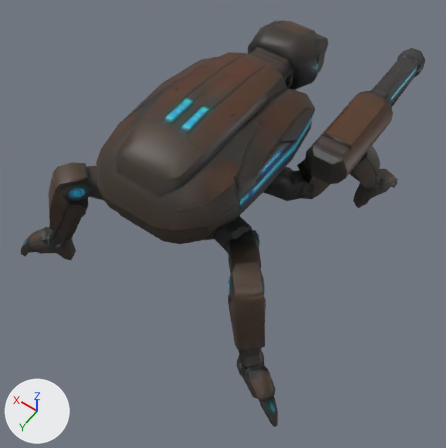
The glTF model public/models/dronecombat-meshy.glb, before and after one commit.
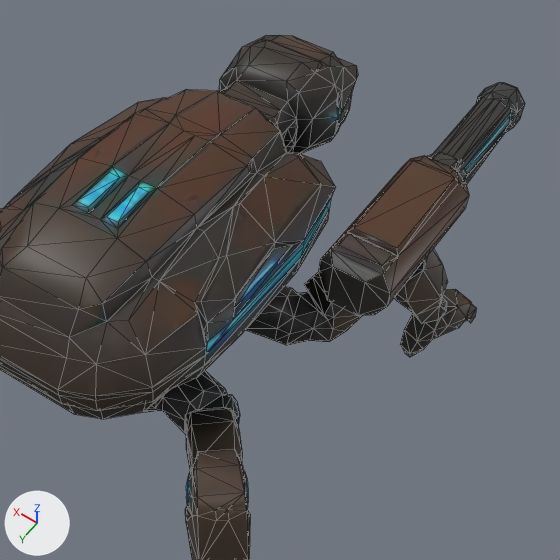
Each version appears first whole from a 50 mm camera at (-0.579, 0.876, 1.327) aimed at (-0.046, 0.131, 0.156), and next in a close-up on the part from 27% to 100% of the width and 0% to 73% of the height. The axes (+X, +Y, +Z) are drawn at lower left. The lights are the same throughout. The last two pictures show the newer version. The close-ups show mesh edges as thin lines. Where no turn or scale is listed for an object, it has been applied to the vertices. Vertices at exactly the same position are counted once.

Objects in the first close-up: 'Mesh_0', 'zleg_0_l', 'zleg_1_l'.
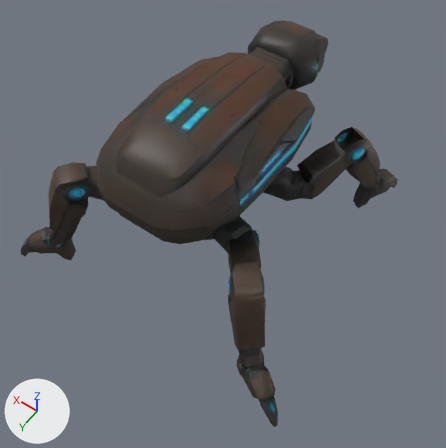
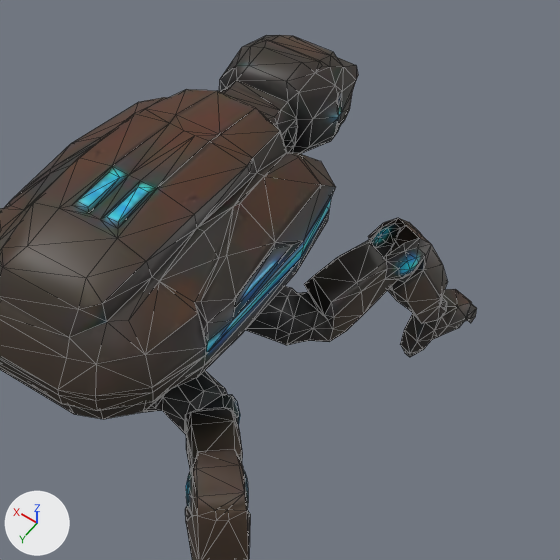
Where the newer file only moved an object's origin or applied its transform, the numbers keep the older frame.

Pixel boxes (x1, y1, x2, y2) of what changed, in the close-ups (560 x 560 px):
'Mesh_0', reshaped
    before: (0, 35, 525, 419)
    after: (0, 35, 358, 419)
'zleg_0_l', reshaped
    before: (246, 83, 525, 357)
    after: (246, 218, 477, 357)
'zleg_1_l', reshaped
    before: (162, 250, 390, 560)
    after: (162, 386, 250, 560)
part 1 of me_mesh_0, deleted
    before: (430, 82, 525, 171)
part 2 of me_mesh_0, deleted
    before: (324, 156, 469, 293)
part 3 of me_zleg_0_l, deleted
    before: (325, 83, 525, 308)
part 4 of me_zleg_1_l, deleted
    before: (318, 250, 390, 316)

The change in detail:
me_zleg_0_l is used by ob_zleg_0_l; location (-0.193, -0.198, 0.216).
me_zleg_0_l had 305 vertices, 547 faces and spanned x -0.11..0.11, y -0.227..0.227, z -0.205..0.205.
me_zleg_0_l now has 181 vertices, 325 faces and spans x -0.11..0.11, y -0.161..0.227, z -0.205..0.186.
me_zleg_0_l part 3: the loose piece of 124 vertices spanning x -0.087..0.01, y -0.227..0.216, z 0.118..0.205 is deleted.
Other edits to the shape of me_zleg_0_l do not show in these pictures.
me_zleg_1_l is used by ob_zleg_1_l; location (-0.236, 0.222, 0.207).
me_zleg_1_l had 198 vertices, 368 faces and spanned x -0.159..0.159, y -0.203..0.203, z -0.207..0.207.
me_zleg_1_l now has 186 vertices, 356 faces and spans x -0.159..0.159, y -0.078..0.203, z -0.207..0.121.
me_zleg_1_l part 4: the loose piece of 12 vertices spanning x -0.044..0.054, y -0.203..-0.186, z 0.135..0.207 is deleted.
me_mesh_0 is used by ob_mesh_0; location (-0.045, -0.025, 0.344).
me_mesh_0 had 687 vertices, 1257 faces and spanned x -0.236..0.236, y -0.4..0.4, z -0.178..0.178.
me_mesh_0 now has 627 vertices, 1177 faces and spans x -0.147..0.236, y -0.269..0.4, z -0.178..0.178.
me_mesh_0 part 1: the loose piece of 28 vertices spanning x -0.216..-0.166, y -0.4..-0.178, z 0.035..0.066 is deleted.
me_mesh_0 part 2: the loose piece of 26 vertices spanning x -0.236..-0.138, y -0.169..0.061, z 0.045..0.077 is deleted.
Other edits to the shape of me_mesh_0 do not show in these pictures.
